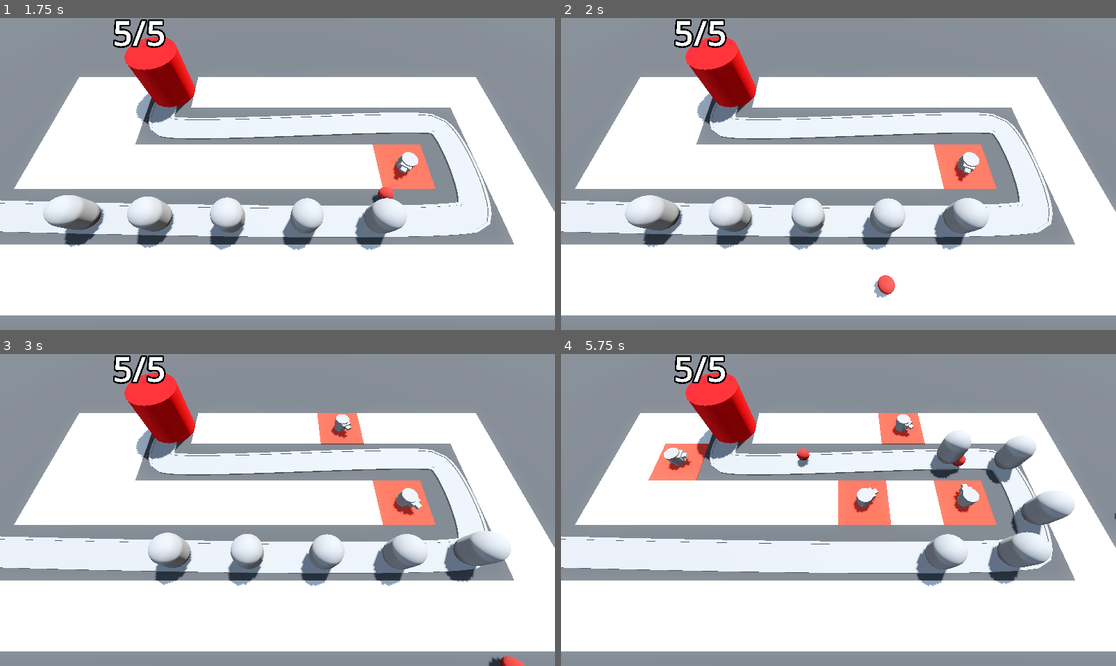
Above: before the commit, frames 1-4 (two rows, left to right).
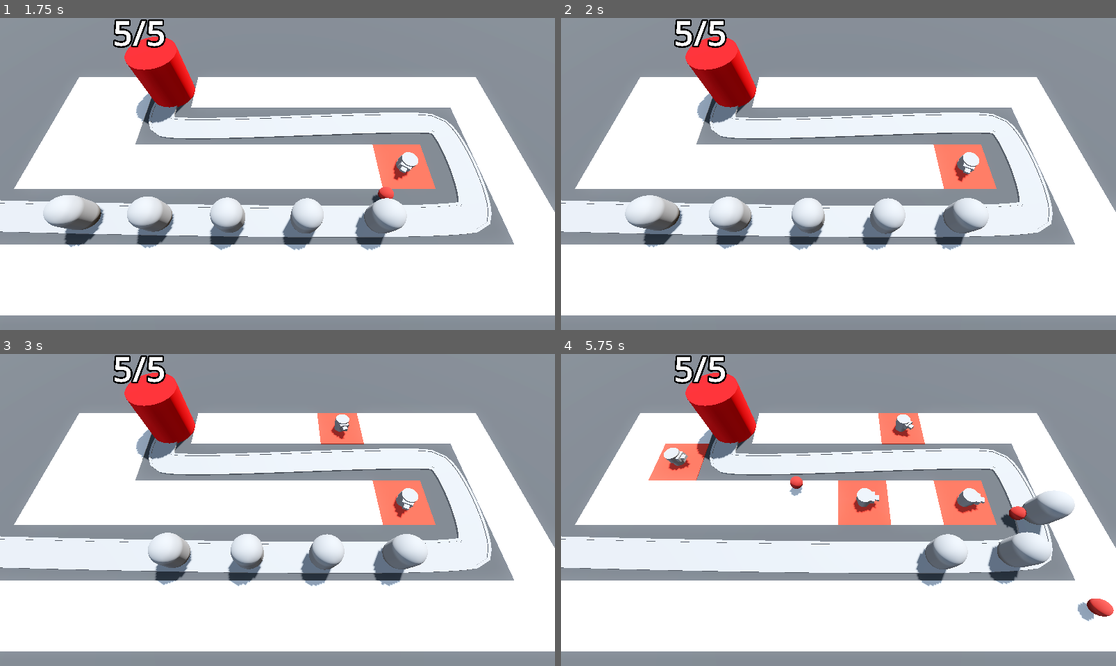
Above: after the commit, the same moments.

Repository: yubinex/barbarian-blaster
Game: Godot game, scene res://base_level.tscn
Two runs of this game, one before a commit and one after it. Both use one fixed random seed, a clock stepped at 60 frames per second and the inputs below.
Inputs (mouse positions are in pixels of both pictures, inside the frame that each line leads up to):
- Up to frame 1 (1.75 s): move the mouse to (399, 158) at 0.52 s; click (399, 158) at 0.6 s; move the mouse to (166, 189) at 1.27 s; click (166, 189) at 1.35 s
- Up to frame 2 (2 s): no input
- Up to frame 3 (3 s): move the mouse to (333, 441) at 2.02 s; click (333, 441) at 2.1 s; move the mouse to (249, 572) at 2.77 s; click (249, 572) at 2.85 s
- Up to frame 4 (5.75 s): move the mouse to (1005, 556) at 3.52 s; click (1005, 556) at 3.6 s; move the mouse to (672, 463) at 4.27 s; click (672, 463) at 4.35 s; move the mouse to (866, 510) at 5.02 s; click (866, 510) at 5.1 s

Frame 1 is identical in both runs. In frame 2, 0.2% of the frame differs, in the area x 56-61%, y 82-90%; in frame 3, 1.4%; in frame 4, 2.3%, in the area x 20-100%, y 22-86%.

Commit message:
feat: Implement health and damage system for enemies
- Added health to enemies; they are removed when health reaches 0.

- Projectiles now deal 25 damage to enemies upon collision.

- Introduced `enemy_area` group for hit detection between projectiles and enemies.

Diff:
--- a/enemy/enemy.gd
+++ b/enemy/enemy.gd
@@ -3,8 +3,20 @@
 
 
 @export var speed: float = 5
+@export var max_health := 50
+
+var current_health: int:
+	set(health_in):
+		current_health = health_in
+
+		if current_health < 1:
+			queue_free()
 
 @onready var base: Node3D = get_tree().get_first_node_in_group("base")
+
+
+func _ready() -> void:
+	current_health = max_health
 
 
 # Called every frame. 'delta' is the elapsed time since the previous frame.
--- a/enemy/enemy.tscn
+++ b/enemy/enemy.tscn
@@ -1,8 +1,12 @@
-[gd_scene load_steps=3 format=3 uid="uid://cjjp0ktvuwklo"]
+[gd_scene load_steps=4 format=3 uid="uid://cjjp0ktvuwklo"]
 
 [ext_resource type="Script" uid="uid://bqbwi4dbeuycv" path="res://enemy/enemy.gd" id="1_2mvqj"]
 
 [sub_resource type="CapsuleMesh" id="CapsuleMesh_scxef"]
+radius = 1.0
+height = 3.0
+
+[sub_resource type="CapsuleShape3D" id="CapsuleShape3D_2mvqj"]
 radius = 1.0
 height = 3.0
 
@@ -14,3 +18,9 @@
 [node name="MeshInstance3D" type="MeshInstance3D" parent="."]
 transform = Transform3D(1, 0, 0, 0, 1, 0, 0, 0, 1, 0, 1.5, 0)
 mesh = SubResource("CapsuleMesh_scxef")
+
+[node name="EnemyArea3D" type="Area3D" parent="." groups=["enemy_area"]]
+
+[node name="CollisionShape3D" type="CollisionShape3D" parent="EnemyArea3D"]
+transform = Transform3D(1, 0, 0, 0, 1, 0, 0, 0, 1, 0, 1.5, 0)
+shape = SubResource("CapsuleShape3D_2mvqj")
--- a/project.godot
+++ b/project.godot
@@ -18,6 +18,7 @@
 [global_group]
 
 base=""
+enemy_area=""
 
 [input]
 
--- a/turret/projectile.gd
+++ b/turret/projectile.gd
@@ -13,3 +13,9 @@
 
 func _on_timer_timeout() -> void:
 	queue_free()
+
+
+func _on_area_entered(area: Area3D) -> void:
+	if area.is_in_group("enemy_area"):
+		area.get_parent().current_health -= 25
+		queue_free()
--- a/turret/projectile.tscn
+++ b/turret/projectile.tscn
@@ -25,4 +25,5 @@
 one_shot = true
 autostart = true
 
+[connection signal="area_entered" from="." to="." method="_on_area_entered"]
 [connection signal="timeout" from="Timer" to="." method="_on_timer_timeout"]
--- a/turret/turret.gd
+++ b/turret/turret.gd
@@ -10,7 +10,7 @@
 
 
 func _physics_process(_delta: float) -> void:
-	var enemy := enemy_path.get_children().back() as Enemy
+	var enemy = enemy_path.get_children().back()
 	look_at(enemy.global_position, Vector3.UP, true)
 
 
